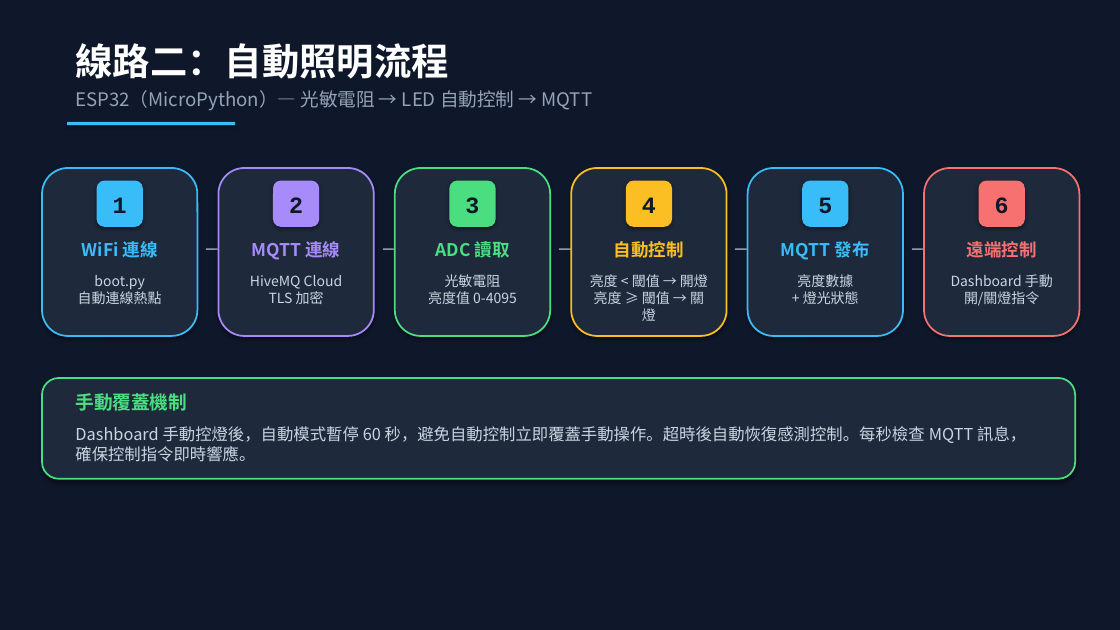
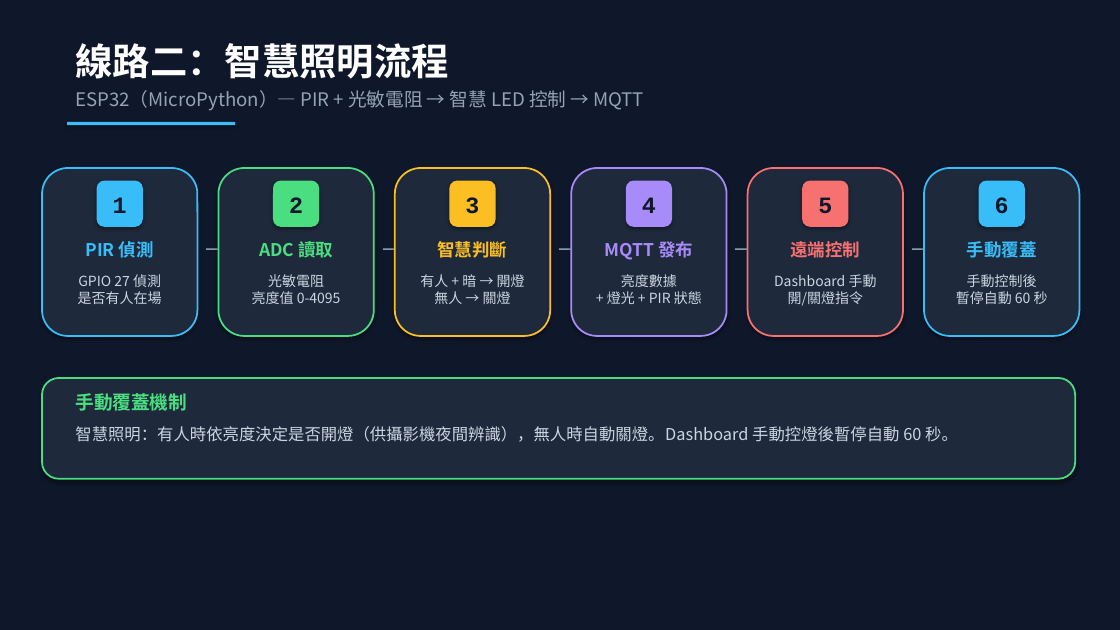
Before and after one commit to Chuck-Huang-yung/AIoT-Security-System, a slide deck: slide 5 of AIoT_期末專題報告.pptx. Drawn at 1120x630 pixels with LibreOffice and Linux fonts; fonts in the diff are those of the drawing. Boxes give left, top, right and bottom in pixels: in the first picture for what was removed or moved away, otherwise in the second. Text is boxed around its words. In the diff, an @@ line names an element or a change of style, - is before the commit and + after.

```diff
--- a/AIoT_期末專題報告.pptx
+++ b/AIoT_期末專題報告.pptx
@@ text at (75, 43, 448, 79): text changed @@
-線路二：自動照明流程
+線路二：智慧照明流程
@@ text at (75, 90, 644, 111): text changed @@
-ESP32（MicroPython）— 光敏電阻 → LED 自動控制 → MQTT
+ESP32（MicroPython）— PIR + 光敏電阻 → 智慧 LED 控制 → MQTT
@@ rounded rectangle at (218, 168, 374, 336): outline #A78BFA 1.5 pt to #4ADE80 1.5 pt @@
@@ rounded rectangle at (395, 168, 550, 336): outline #4ADE80 1.5 pt to #FBBF24 1.5 pt @@
@@ rounded rectangle at (571, 168, 727, 336): outline #FBBF24 1.5 pt to #A78BFA 1.5 pt @@
@@ rounded rectangle at (748, 168, 903, 336): outline #38BDF8 1.5 pt to #F87171 1.5 pt @@
@@ rounded rectangle at (924, 168, 1080, 336): outline #F87171 1.5 pt to #38BDF8 1.5 pt @@
@@ rounded rectangle "2" at (273, 181, 319, 227): fill #A78BFA to #4ADE80 @@
@@ rounded rectangle "3" at (450, 181, 496, 227): fill #4ADE80 to #FBBF24 @@
@@ rounded rectangle "4" at (626, 181, 672, 227): fill #FBBF24 to #A78BFA @@
@@ rounded rectangle "5" at (802, 181, 849, 227): fill #38BDF8 to #F87171 @@
@@ rounded rectangle "6" at (979, 181, 1025, 227): fill #F87171 to #38BDF8 @@
@@ text at (790, 239, 860, 262): text changed; text colour #38BDF8 to #F87171 @@
-MQTT 發布
+遠端控制
@@ text at (86, 241, 154, 258): text changed @@
-WiFi 連線
+PIR 偵測
@@ text at (259, 241, 333, 258): text changed; text colour #A78BFA to #4ADE80 @@
-MQTT 連線
+ADC 讀取
@@ text at (438, 241, 508, 258): text changed; text colour #4ADE80 to #FBBF24 @@
-ADC 讀取
+智慧判斷
@@ text at (605, 241, 693, 260): text changed; text colour #FBBF24 to #A78BFA @@
-自動控制
+MQTT 發布
@@ text at (967, 241, 1037, 258): text changed; text colour #F87171 to #38BDF8 @@
-遠端控制
+手動覆蓋
@@ text at (78, 274, 162, 304): text changed @@
-boot.py
-自動連線熱點
+GPIO 27 偵測
+是否有人在場
@@ text at (252, 274, 341, 304): text changed @@
-HiveMQ Cloud
-TLS 加密
+光敏電阻
+亮度值 0-4095
@@ text at (420, 274, 525, 304): text changed @@
-光敏電阻
-亮度值 0-4095
+有人 + 暗 → 開燈
+無人 → 關燈
@@ text at (607, 274, 702, 304): text changed @@
-亮度 < 閾值 → 開燈
-亮度 ≥ 閾值 → 關燈
+亮度數據
++ 燈光 + PIR 狀態
@@ text at (774, 274, 877, 306): text changed @@
-亮度數據
-+ 燈光狀態
+Dashboard 手動
+開/關燈指令
@@ text at (956, 274, 1048, 304): text changed @@
-Dashboard 手動
-開/關燈指令
+手動控制後
+暫停自動 60 秒
@@ text at (75, 426, 958, 442): text changed @@
-Dashboard 手動控燈後，自動模式暫停 60 秒，避免自動控制立即覆蓋手動操作。超時後自動恢復感測控制。每秒檢查 MQTT 訊息，確保控制指令即時響應。
+智慧照明：有人時依亮度決定是否開燈（供攝影機夜間辨識），無人時自動關燈。Dashboard 手動控燈後暫停自動 60 秒。
```
Also in this commit, not shown: 11 other slides changed, 8 other files.
